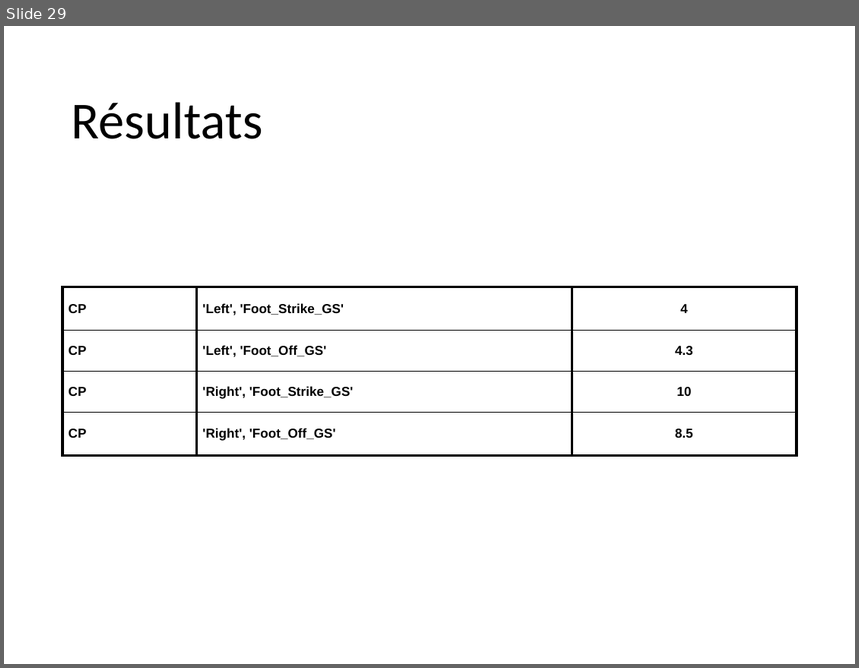
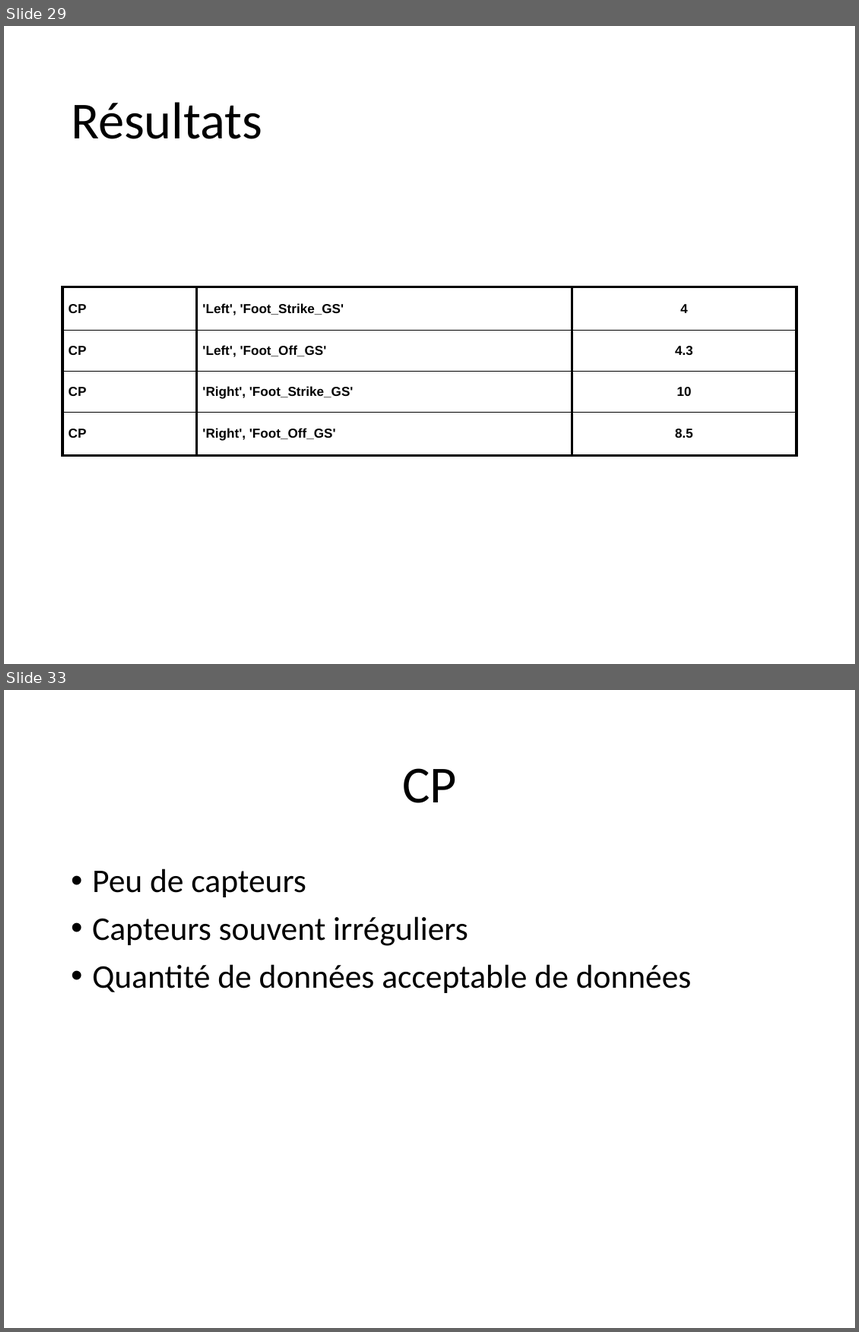
Before and after one commit to staufga0/DM_Project, a slide deck: Data Mining Presentation.pptm. Shown one above the other, each under a label of ours: slide 29 before the commit, slides 29 and 33 after it; the slides between them are not shown. The pictures are 859x668 and 859x1332 pixels, drawn with LibreOffice and Linux fonts; fonts in the diff are those of the drawing. Boxes give left, top, right and bottom in pixels: in the first picture for what was removed or moved away, otherwise in the second. Text is boxed around its words. In the diff, an @@ line names an element or a change of style, - is before the commit and + after.

```diff
--- a/Data Mining Presentation.pptm
+++ b/Data Mining Presentation.pptm
@@ slide 33 added at [4,690,855,1328], background #FFFFFF @@
@@ title added at [402,768,457,803], 44 pt, text #000000 @@
+CP
@@ text added at [92,869,692,993], 28 pt, text #000000 @@
+• Peu de capteurs
+• Capteurs souvent irréguliers
+• Quantité de données acceptable de données
```
Also in this commit, not shown: 3 other slides added.
